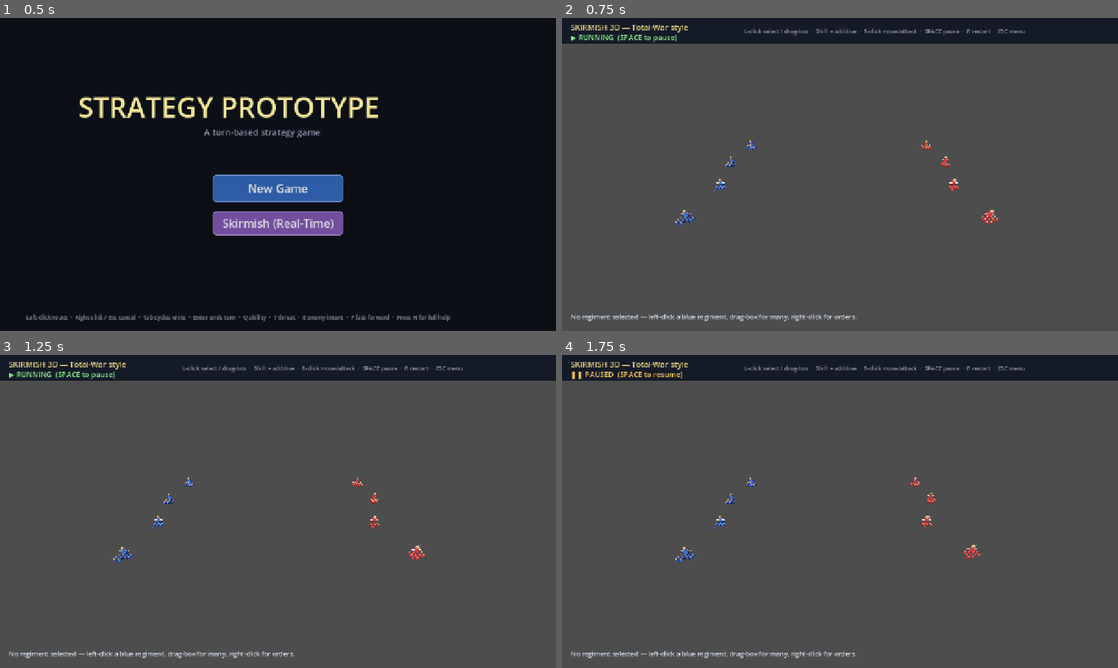
Above: before the commit, frames 1-4 (two rows, left to right).
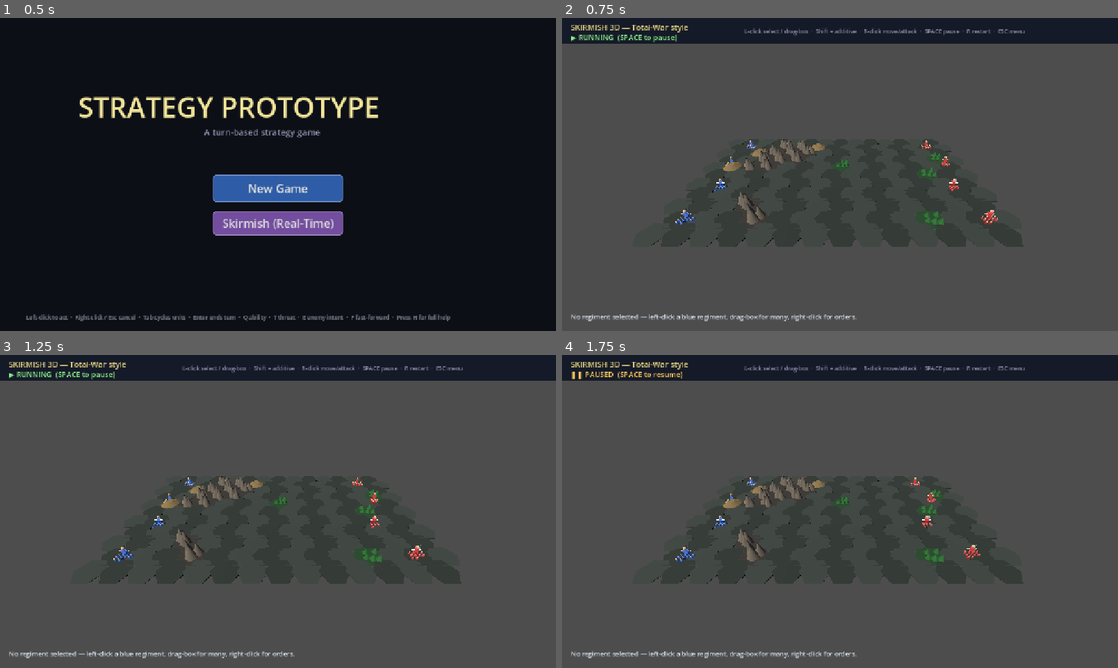
Above: after the commit, the same moments.

Repository: kabuumu/strategy-prototype
Game: Godot game, scene res://src/title/title.tscn
Two runs of this game, one before a commit and one after it. Both use one fixed random seed, a clock stepped at 60 frames per second and the inputs below.
Inputs (mouse positions are in pixels of both pictures, inside the frame that each line leads up to):
- Up to frame 1 (0.5 s): no input
- Up to frame 2 (0.75 s): click "Skirmish (Real-Time)" at 0.5 s
- Up to frame 3 (1.25 s): no input
- Up to frame 4 (1.75 s): tap A at 1.25 s; move the mouse to (962, 495) at 1.27 s; tap H at 1.35 s; click (962, 495) at 1.42 s; tap Space at 1.52 s

Frame 1 is identical in both runs. In frame 2, 1.2% of the frame differs, in the area x 16-80%, y 38-74%; in frame 3, 1.2%; in frame 4, 1.2%.

Commit message:
3D skirmish: optional external models with procedural fallback
Lead regiment figures load an external .glb from assets/models/ when present
(SkirmishUnit3D.MODEL_FILES maps type -> file), otherwise fall back to the
procedural low-poly figure — so the mode always runs.

Models are NOT committed: assets/models/*.glb (+ .gltf/.bin/.import) are
gitignored to keep the repo small. Added assets/models/README.md documenting
expected filenames, sizing/orientation, and CC0 sources (Kenney, Quaternius,
Poly Pizza). Noted the convention in CLAUDE.md and copilot-instructions.md so
future contributors check the models exist (or rely on the fallback).

Co-Authored-By: Claude Opus 4.8 <noreply@anthropic.com>

Diff:
--- a/src/skirmish3d/skirmish3d.gd
+++ b/src/skirmish3d/skirmish3d.gd
@@ -1,6 +1,7 @@
 extends Node3D
 
 const SkirmishUnit3D := preload("res://src/skirmish3d/skirmish_unit_3d.gd")
+const Hex := preload("res://src/battle/hex.gd")
 
 # Core 3D skirmish constants. These are intentionally independent from
 # campaign data so this mode remains a self-contained training board.
@@ -54,6 +55,13 @@
 const DRAG_THRESHOLD: float = 7.0
 const PICK_SCREEN_RADIUS: float = 17.0
 const PICK_RAY_RADIUS_SCALE: float = 1.8
+const TERRAIN_COLS: int = 14
+const TERRAIN_ROWS: int = 11
+const TERRAIN_HEX_RADIUS: float = 2.3
+const TERRAIN_X_SPACING: float = 3.9
+const TERRAIN_Z_SPACING: float = 2.95
+const TERRAIN_ORIGIN_X: float = -27.0
+const TERRAIN_ORIGIN_Z: float = -14.5
 
 var player_units: Array[SkirmishUnit3D] = []
 var enemy_units: Array[SkirmishUnit3D] = []
@@ -70,10 +78,16 @@
 var _ai_retarget_timer: float = 0.0
 
 var _waypoints: Array = []
+var _biome: Dictionary = {}
+var _mountains: Array[Vector2i] = []
+var _forests: Array[Vector2i] = []
+var _hills: Array[Vector2i] = []
+var _lava: Array[Vector2i] = []
 
 var _camera: Camera3D
 var _ground: MeshInstance3D
 var _ground_body: StaticBody3D
+var _terrain_node: Node3D
 
 var _ui: CanvasLayer
 var _status_label: Label
@@ -84,11 +98,65 @@
 
 func _ready() -> void:
 	set_process_unhandled_input(true)
+	_generate_terrain()
 	_build_field()
 	_build_ui()
 	_spawn_armies()
 	_set_paused(false)
 	_refresh_ui()
+
+func _generate_terrain() -> void:
+	_mountains.clear()
+	_forests.clear()
+	_hills.clear()
+	_lava.clear()
+	var tier: int = clampi(GameManager.current_tier, 0, GameManager.MAP_TIERS - 1)
+	_biome = GameManager.biome_for_tier(tier)
+	var rng := RandomNumberGenerator.new()
+	rng.seed = int(tier * 127 + 31)
+	var mtn: Vector2i = _biome.get("mtn", Vector2i(2, 3))
+
+	var reserved: Array[Vector2i] = []
+	for z in [1, 5, 9]:
+		reserved.append(Vector2i(1, z))
+		reserved.append(Vector2i(TERRAIN_COLS - 2, z))
+
+	var col_lo: int = 2
+	var col_hi: int = TERRAIN_COLS - 3
+	var cluster_count: int = rng.randi_range(mtn.x, mtn.y) + 2
+	for _c in range(cluster_count):
+		var seed_cell := Vector2i(rng.randi_range(col_lo, col_hi), rng.randi_range(0, TERRAIN_ROWS - 1))
+		if seed_cell not in reserved and seed_cell not in _mountains:
+			_mountains.append(seed_cell)
+
+		var growth: int = rng.randi_range(1, 3)
+		for _g in range(growth):
+			var candidates: Array[Vector2i] = []
+			for mc: Vector2i in _mountains:
+				for adj: Vector2i in Hex.neighbors(mc):
+					if _valid_terrain_cell(adj) and adj.x >= col_lo and adj.x <= col_hi \
+							and adj not in _mountains and adj not in reserved:
+						candidates.append(adj)
+			if not candidates.is_empty():
+				_mountains.append(candidates[rng.randi() % candidates.size()])
+
+	var taken: Array[Vector2i] = reserved.duplicate()
+	taken.append_array(_mountains)
+	_place_terrain_cells(rng, _forests, int(_biome.get("forest", 3) * 1.6), taken)
+	_place_terrain_cells(rng, _hills, int(_biome.get("hill", 2) * 1.6), taken)
+	_place_terrain_cells(rng, _lava, int(_biome.get("lava", 0) * 1.6), taken)
+
+func _valid_terrain_cell(cell: Vector2i) -> bool:
+	return cell.x >= 0 and cell.x < TERRAIN_COLS and cell.y >= 0 and cell.y < TERRAIN_ROWS
+
+func _place_terrain_cells(rng: RandomNumberGenerator, target: Array[Vector2i], count: int, taken: Array[Vector2i]) -> void:
+	var tries: int = 0
+	while target.size() < count and tries < 80:
+		tries += 1
+		var cell := Vector2i(rng.randi_range(1, TERRAIN_COLS - 2), rng.randi_range(0, TERRAIN_ROWS - 1))
+		if cell not in taken:
+			target.append(cell)
+			taken.append(cell)
 
 func _build_field() -> void:
 	var world := Node3D.new()
@@ -123,9 +191,11 @@
 	_ground.position = Vector3(0.0, 0.0, 0.0)
 	var gm := StandardMaterial3D.new()
 	gm.shading_mode = BaseMaterial3D.SHADING_MODE_UNSHADED
-	gm.albedo_color = Color(0.16, 0.22, 0.17)
+	var ground_color: Color = _biome.get("bg", Color(0.07, 0.10, 0.07))
+	gm.albedo_color = ground_color.lightened(0.05)
 	_ground.material_override = gm
 	world.add_child(_ground)
+	_build_terrain_visuals(world)
 
 	_ground_body = StaticBody3D.new()
 	var cs := CollisionShape3D.new()
@@ -135,6 +205,142 @@
 	_ground_body.add_child(cs)
 	world.add_child(_ground_body)
 	_ground_body.position = Vector3(0.0, 0.0, 0.0)
+
+func _build_terrain_visuals(world: Node3D) -> void:
+	_terrain_node = Node3D.new()
+	_terrain_node.name = "ProceduralTerrain"
+	world.add_child(_terrain_node)
+
+	for row in range(TERRAIN_ROWS):
+		for col in range(TERRAIN_COLS):
+			var cell := Vector2i(col, row)
+			var pos: Vector3 = _terrain_cell_world(cell)
+			var color: Color = _terrain_cell_color(cell)
+			_add_hex_patch(pos, color)
+			if cell in _mountains:
+				_add_mountain_cluster(pos, _cell_seed(cell))
+			elif cell in _forests:
+				_add_forest_cluster(pos, _cell_seed(cell))
+			elif cell in _hills:
+				_add_hill(pos, _cell_seed(cell))
+			elif cell in _lava:
+				_add_lava_pool(pos)
+
+func _terrain_cell_world(cell: Vector2i) -> Vector3:
+	var x: float = TERRAIN_ORIGIN_X + float(cell.x) * TERRAIN_X_SPACING
+	if (cell.y & 1) == 1:
+		x += TERRAIN_X_SPACING * 0.5
+	var z: float = TERRAIN_ORIGIN_Z + float(cell.y) * TERRAIN_Z_SPACING
+	return Vector3(x, 0.03, z)
+
+func _terrain_cell_color(cell: Vector2i) -> Color:
+	if cell in _mountains:
+		return Color(0.19, 0.17, 0.15)
+	if cell in _forests:
+		return Color(0.10, 0.25, 0.12)
+	if cell in _hills:
+		return Color(0.30, 0.25, 0.15)
+	if cell in _lava:
+		return Color(0.46, 0.12, 0.04)
+	var bg: Color = _biome.get("bg", Color(0.07, 0.10, 0.07))
+	return bg.lightened(0.14 if (cell.x + cell.y) % 2 == 0 else 0.08)
+
+func _cell_seed(cell: Vector2i) -> int:
+	return cell.x * 73856093 ^ cell.y * 19349663
+
+func _make_mat(color: Color, unshaded: bool = false, emission: Color = Color(0.0, 0.0, 0.0, 0.0)) -> StandardMaterial3D:
+	var mat := StandardMaterial3D.new()
+	mat.albedo_color = color
+	mat.roughness = 0.9
+	if unshaded:
+		mat.shading_mode = BaseMaterial3D.SHADING_MODE_UNSHADED
+	if emission.a > 0.0:
+		mat.emission_enabled = true
+		mat.emission = emission
+		mat.emission_energy_multiplier = 0.55
+	return mat
+
+func _add_hex_patch(pos: Vector3, color: Color) -> void:
+	var tile := MeshInstance3D.new()
+	var mesh := CylinderMesh.new()
+	mesh.top_radius = TERRAIN_HEX_RADIUS
+	mesh.bottom_radius = TERRAIN_HEX_RADIUS
+	mesh.height = 0.08
+	mesh.radial_segments = 6
+	tile.mesh = mesh
+	tile.position = pos
+	tile.rotation_degrees.y = 30.0
+	tile.material_override = _make_mat(color.lightened(0.02), false)
+	_terrain_node.add_child(tile)
+
+func _add_mountain_cluster(pos: Vector3, seed: int) -> void:
+	for i in range(3):
+		var rock := MeshInstance3D.new()
+		var mesh := CylinderMesh.new()
+		mesh.top_radius = 0.0
+		mesh.bottom_radius = 0.75 + float((seed + i * 17) % 30) * 0.01
+		mesh.height = 1.9 + float((seed + i * 29) % 40) * 0.025
+		mesh.radial_segments = 5
+		rock.mesh = mesh
+		var ox: float = float(((seed + i * 41) % 100) - 50) * 0.018
+		var oz: float = float(((seed + i * 53) % 100) - 50) * 0.018
+		rock.position = pos + Vector3(ox, mesh.height * 0.5 + 0.07, oz)
+		rock.rotation_degrees.y = float((seed + i * 37) % 90)
+		rock.material_override = _make_mat(Color(0.43, 0.39, 0.33), false)
+		_terrain_node.add_child(rock)
+
+func _add_forest_cluster(pos: Vector3, seed: int) -> void:
+	for i in range(5):
+		var ox: float = float(((seed + i * 31) % 100) - 50) * 0.025
+		var oz: float = float(((seed + i * 47) % 100) - 50) * 0.025
+		_add_tree(pos + Vector3(ox, 0.0, oz), seed + i * 11)
+
+func _add_tree(pos: Vector3, seed: int) -> void:
+	var trunk := MeshInstance3D.new()
+	var trunk_mesh := CylinderMesh.new()
+	trunk_mesh.top_radius = 0.08
+	trunk_mesh.bottom_radius = 0.11
+	trunk_mesh.height = 0.55
+	trunk_mesh.radial_segments = 6
+	trunk.mesh = trunk_mesh
+	trunk.position = pos + Vector3(0.0, 0.32, 0.0)
+	trunk.material_override = _make_mat(Color(0.28, 0.18, 0.10), false)
+	_terrain_node.add_child(trunk)
+
+	var canopy := MeshInstance3D.new()
+	var canopy_mesh := CylinderMesh.new()
+	canopy_mesh.top_radius = 0.0
+	canopy_mesh.bottom_radius = 0.42 + float(seed % 20) * 0.006
+	canopy_mesh.height = 0.95
+	canopy_mesh.radial_segments = 7
+	canopy.mesh = canopy_mesh
+	canopy.position = pos + Vector3(0.0, 0.98, 0.0)
+	canopy.material_override = _make_mat(Color(0.16, 0.42, 0.18), false)
+	_terrain_node.add_child(canopy)
+
+func _add_hill(pos: Vector3, seed: int) -> void:
+	var hill := MeshInstance3D.new()
+	var mesh := CylinderMesh.new()
+	mesh.top_radius = TERRAIN_HEX_RADIUS * 0.34
+	mesh.bottom_radius = TERRAIN_HEX_RADIUS * 0.78
+	mesh.height = 0.65 + float(seed % 20) * 0.01
+	mesh.radial_segments = 9
+	hill.mesh = mesh
+	hill.position = pos + Vector3(0.0, mesh.height * 0.5 + 0.04, 0.0)
+	hill.material_override = _make_mat(Color(0.52, 0.43, 0.27), false)
+	_terrain_node.add_child(hill)
+
+func _add_lava_pool(pos: Vector3) -> void:
+	var lava := MeshInstance3D.new()
+	var mesh := CylinderMesh.new()
+	mesh.top_radius = TERRAIN_HEX_RADIUS * 0.48
+	mesh.bottom_radius = TERRAIN_HEX_RADIUS * 0.48
+	mesh.height = 0.1
+	mesh.radial_segments = 12
+	lava.mesh = mesh
+	lava.position = pos + Vector3(0.0, 0.08, 0.0)
+	lava.material_override = _make_mat(Color(0.95, 0.34, 0.08), true, Color(1.0, 0.42, 0.05, 1.0))
+	_terrain_node.add_child(lava)
 
 func _build_ui() -> void:
 	_ui = CanvasLayer.new()
--- a/src/skirmish3d/skirmish_unit_3d.gd
+++ b/src/skirmish3d/skirmish_unit_3d.gd
@@ -129,13 +129,57 @@
 			wpn.material_override = _solid_mat(Color(0.72, 0.74, 0.80))
 		root.add_child(wpn)
 
+# Optional external 3D models. These files are NOT committed (gitignored —
+# see assets/models/README.md). If present they're used for the regiment's
+# lead figure; otherwise we fall back to the procedural low-poly figure so the
+# mode always works.
+const MODEL_DIR: String = "res://assets/models/"
+const MODEL_FILES: Dictionary = {
+	"soldier": "infantry.glb",
+	"archer":  "archer.glb",
+	"scout":   "cavalry.glb",
+	"healer":  "spearman.glb",
+}
+
+func _try_load_model(scale_mul: float) -> Node3D:
+	var fname: String = MODEL_FILES.get(unit_type, "")
+	if fname == "":
+		return null
+	var path := MODEL_DIR + fname
+	if not ResourceLoader.exists(path):
+		return null
+	var scene := load(path) as PackedScene
+	if scene == null:
+		return null
+	var inst := scene.instantiate() as Node3D
+	if inst == null:
+		return null
+	inst.scale = Vector3.ONE * scale_mul
+	return inst
+
 func _build_visuals() -> void:
-	# Body: low-poly soldier figure (team-coloured). _body is the torso so the
-	# hit-flash still works.
+	# Body root. _body is the torso (hit-flash target) for the procedural figure;
+	# with an external model it just hosts the model + a team-coloured base.
 	_body = MeshInstance3D.new()
 	_body.position = Vector3(0.0, 0.95, 0.0)
-	_build_figure(_body, 1.0, true)
 	add_child(_body)
+
+	var model := _try_load_model(1.0)
+	if model != null:
+		_body.add_child(model)
+		# Face inward and add a team-coloured base disc so sides read clearly
+		_body.rotation_degrees = Vector3(0.0, 90.0 if team == 0 else -90.0, 0.0)
+		var base := MeshInstance3D.new()
+		var disc := CylinderMesh.new()
+		disc.top_radius = 0.5
+		disc.bottom_radius = 0.5
+		disc.height = 0.08
+		base.mesh = disc
+		base.position = Vector3(0.0, -0.9, 0.0)
+		base.material_override = _solid_mat(team_color)
+		_body.add_child(base)
+	else:
+		_build_figure(_body, 1.0, true)
 
 	# Selection rings (top-down flat quads would be better, but cylinders keep
 	# this implementation stable across Godot versions.
Not shown, changed: .github/copilot-instructions.md
Not shown, changed: .gitignore
Not shown, changed: CLAUDE.md
Not shown, added: assets/models/README.md
